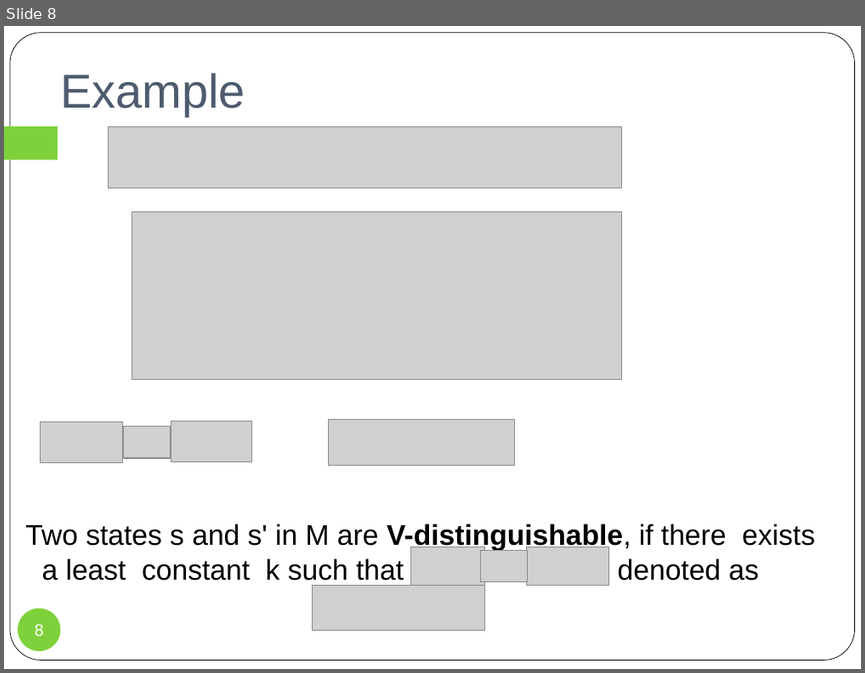
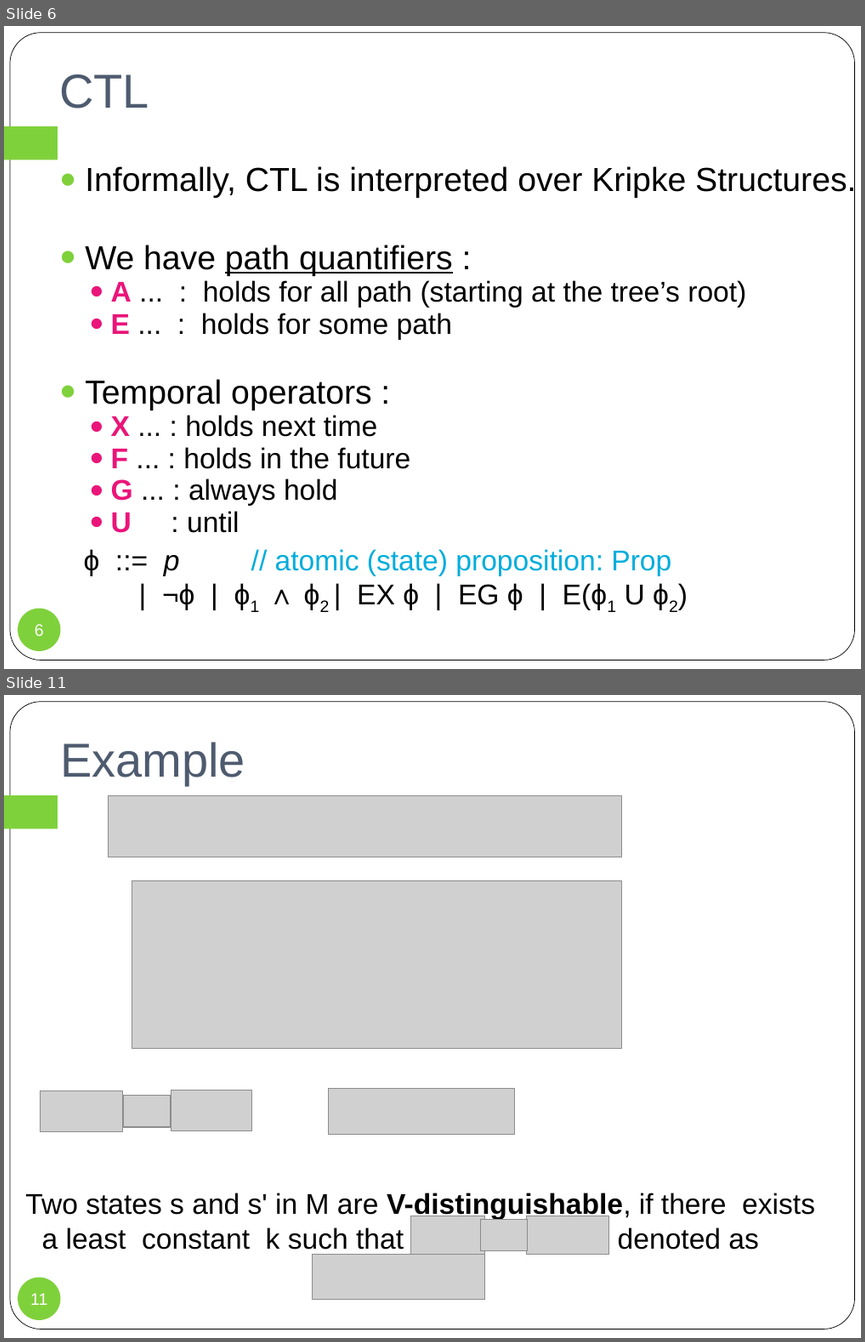
Before and after one commit to fengrenyan/fry, a slide deck: DC/SNC and WSC.pptx. Shown one above the other, each under a label of ours: slide 8 before the commit, slides 6 and 11 after it; the slides between them are not shown. The pictures are 865x673 and 865x1342 pixels, drawn with LibreOffice and Linux fonts; fonts in the diff are those of the drawing; grey boxes stand for pictures. Boxes give left, top, right and bottom in pixels: in the first picture for what was removed or moved away, otherwise in the second. Text is boxed around its words. In the diff, an @@ line names an element or a change of style, - is before the commit and + after.

```diff
--- a/DC/SNC and WSC.pptx
+++ b/DC/SNC and WSC.pptx
@@ slide 6 added at (4, 26, 861, 669), background #FFFFFF; not listed: 2 template elements that a slide beside it also shows @@
@@ title added at (59, 74, 149, 108), 40 pt, text #4E5B6F @@
+CTL
@@ text added at (85, 165, 856, 533), 24 pt, text #000000 @@
+● Informally, CTL is interpreted over Kripke Structures.
+● We have path quantifiers :
+  ● A ... : holds for all path (starting at the tree’s root)
+  ● E ... : holds for some path
+● Temporal operators :
+  ● X ... : holds next time
+  ● F ... : holds in the future
+  ● G ... : always hold
+  ● U : until
@@ text added at (84, 549, 671, 610), 24 pt, text #000000 @@
+ϕ ::= p // atomic (state) proposition: Prop
+| ¬ϕ | ϕ1 ∧ ϕ2 | EX ϕ | EG ϕ | E(ϕ1 U ϕ2)
@@ page number added at (18, 607, 61, 651), fill #7FD13B, 14 pt, text #FFFFFF @@
+6
@@ what was slide 8 is now slide 11 @@
@@ page number at (30, 1293, 47, 1304): text changed @@
-8
+11
```
Also in this commit, not shown: 8 slides changed, 11 other slides added, 11 slides removed, 17 other files.
